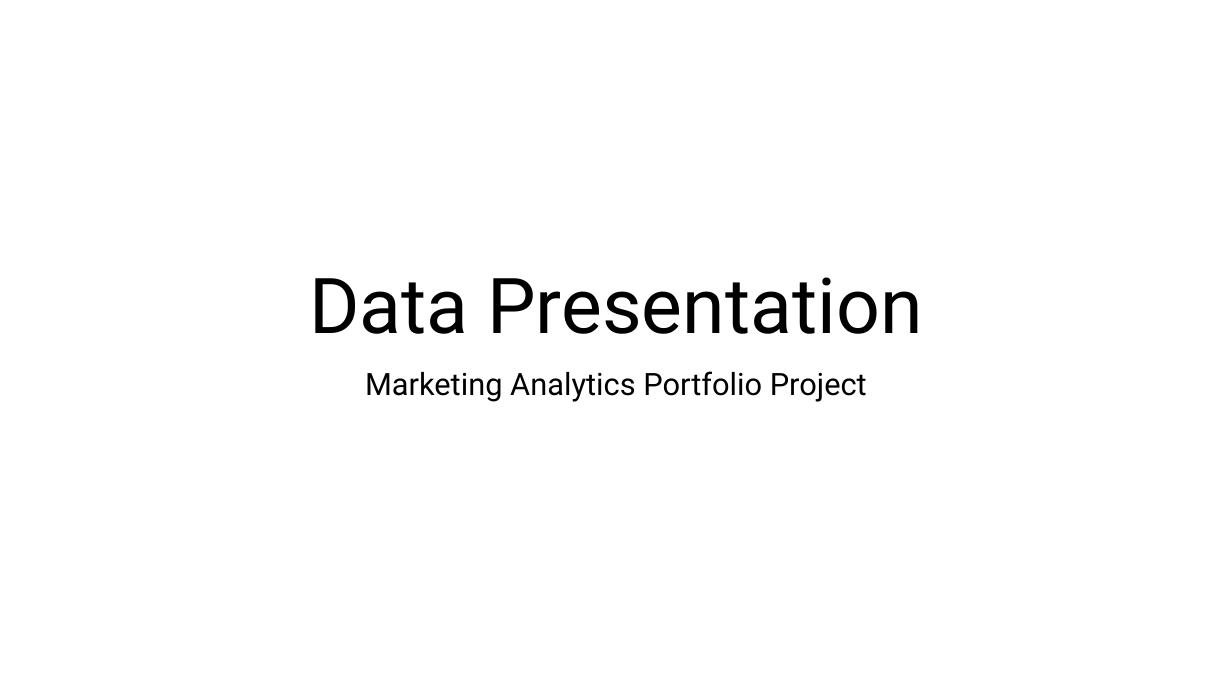
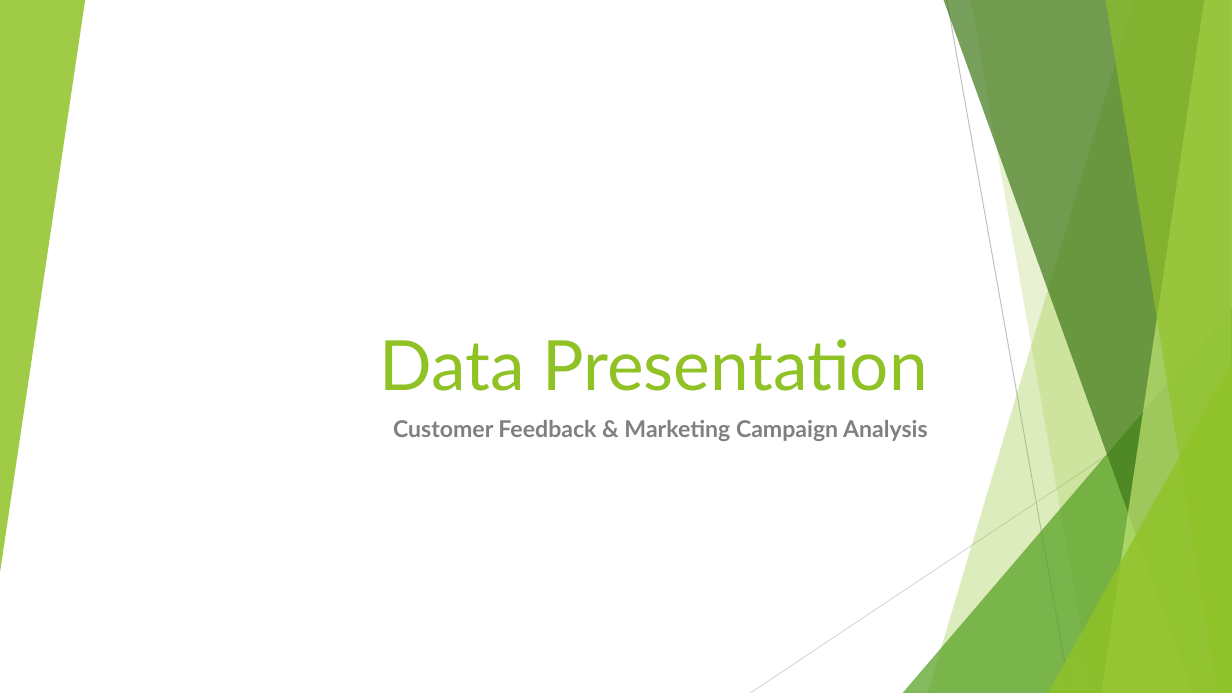
Before and after one commit to vijaypatidar123/-customer-feedback-marketing-analysis, a slide deck: slide 1 of 5. Presentation/Presentation Example.pptx. Drawn at 1232x693 pixels with LibreOffice and Linux fonts; fonts in the diff are those of the drawing. Boxes give left, top, right and bottom in pixels: in the first picture for what was removed or moved away, otherwise in the second. Text is boxed around its words. In the diff, an @@ line names an element or a change of style, - is before the commit and + after.

```diff
--- a/5. Presentation/Presentation Example.pptx
+++ b/5. Presentation/Presentation Example.pptx
@@ group added at box(0, 0, 1232, 693): 5 freeform shapes, 3 triangles, 2 lines @@
@@ title "Data Presentation": place and size @@
-title "Data Presentation" at box(309, 277, 922, 334)
+title "Data Presentation" at box(379, 339, 928, 391)
@@ title "Data Presentation" at box(379, 339, 928, 391): size 60 to 54 pt, font Roboto to Lato, text colour #000000 to #90C226; alignment centre to right; line spacing 0.9 to 1 @@
@@ subtitle at box(393, 420, 928, 441): text changed; size 24 to 18 pt; font Roboto to Lato; text colour #000000 to #808080; bold on @@
-Marketing Analytics Portfolio Project
+Customer Feedback & Marketing Campaign Analysis
```
Also in this commit, not shown: 5 other slides changed.
